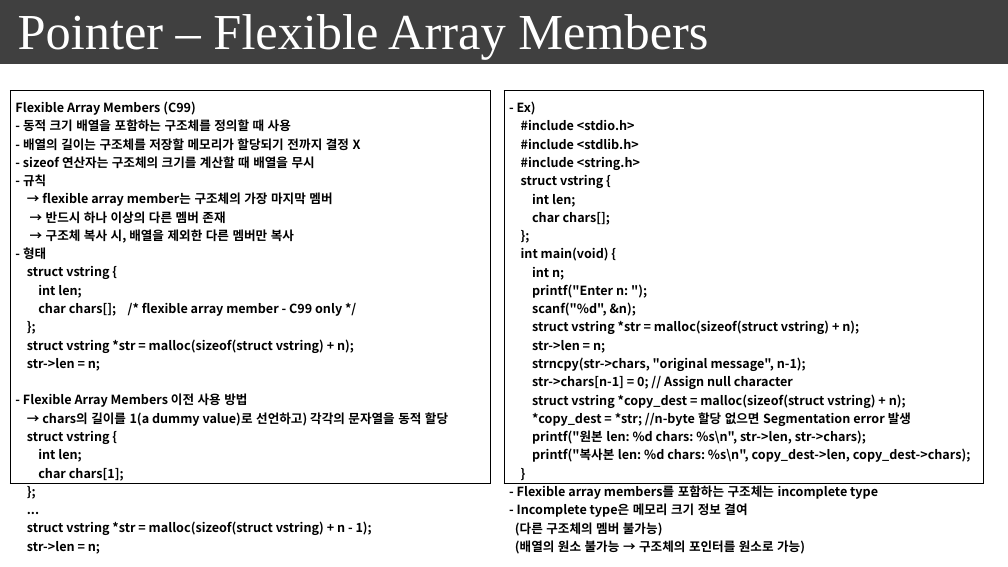
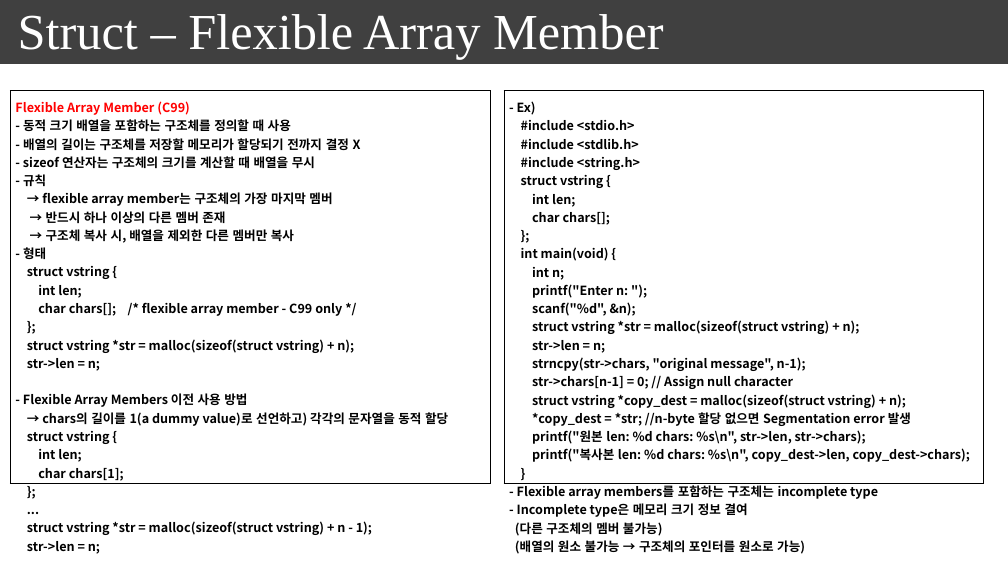
Before and after one commit to seonghokim/Study, a slide deck: slide 20 of everything in c.pptx (slide 41 before the commit). Drawn at 1008x567 pixels with LibreOffice and Linux fonts; fonts in the diff are those of the drawing. Boxes give left, top, right and bottom in pixels: in the first picture for what was removed or moved away, otherwise in the second. Text is boxed around its words. In the diff, an @@ line names an element or a change of style, - is before the commit and + after.

```diff
--- a/everything in c.pptx
+++ b/everything in c.pptx
@@ text at [18, 14, 664, 59]: text changed @@
-Pointer – Flexible Array Members
+Struct – Flexible Array Member
@@ table at [11, 91, 491, 558] @@
-row 1, column 1: Flexible Array Members (C99) / - 동적 크기 배열을 포함하는 구조체를 정의할 때 사용 / - 배열의 길이는 구조체를 저장할 메모리가 할당되기 전까지 결정 X / - sizeof 연산자는 구조체의 크기를 계산할 때 배열을 무시 / - 규칙 / → flexible array member는 구조체의 가장 마지막 멤버 / → 반드시 하나 이상의 다른 멤버 존재 / → 구조체 복사 시, 배열을 제외한 다른 멤버만 복사 / - 형태 / struct vstring { / int len; / char chars[]; /* flexible array member - C99 only */ / }; / struct vstring *str = malloc(sizeof(struct vstring) + n); / str->len = n; / - Flexible Array Members 이전 사용 방법 / → chars의 길이를 1(a dummy value)로 선언하고) 각각의 문자열을 동적 할당 / struct vstring { / int len; / char chars[1]; / }; / ... / struct vstring *str = malloc(sizeof(struct vstring) + n - 1); / str->len = n;
+row 1, column 1: Flexible Array Member (C99) / - 동적 크기 배열을 포함하는 구조체를 정의할 때 사용 / - 배열의 길이는 구조체를 저장할 메모리가 할당되기 전까지 결정 X / - sizeof 연산자는 구조체의 크기를 계산할 때 배열을 무시 / - 규칙 / → flexible array member는 구조체의 가장 마지막 멤버 / → 반드시 하나 이상의 다른 멤버 존재 / → 구조체 복사 시, 배열을 제외한 다른 멤버만 복사 / - 형태 / struct vstring { / int len; / char chars[]; /* flexible array member - C99 only */ / }; / struct vstring *str = malloc(sizeof(struct vstring) + n); / str->len = n; / - Flexible Array Members 이전 사용 방법 / → chars의 길이를 1(a dummy value)로 선언하고) 각각의 문자열을 동적 할당 / struct vstring { / int len; / char chars[1]; / }; / ... / struct vstring *str = malloc(sizeof(struct vstring) + n - 1); / str->len = n;
```
Also in this commit, not shown: 6 other slides changed, 7 slides added, 1 slide removed.
